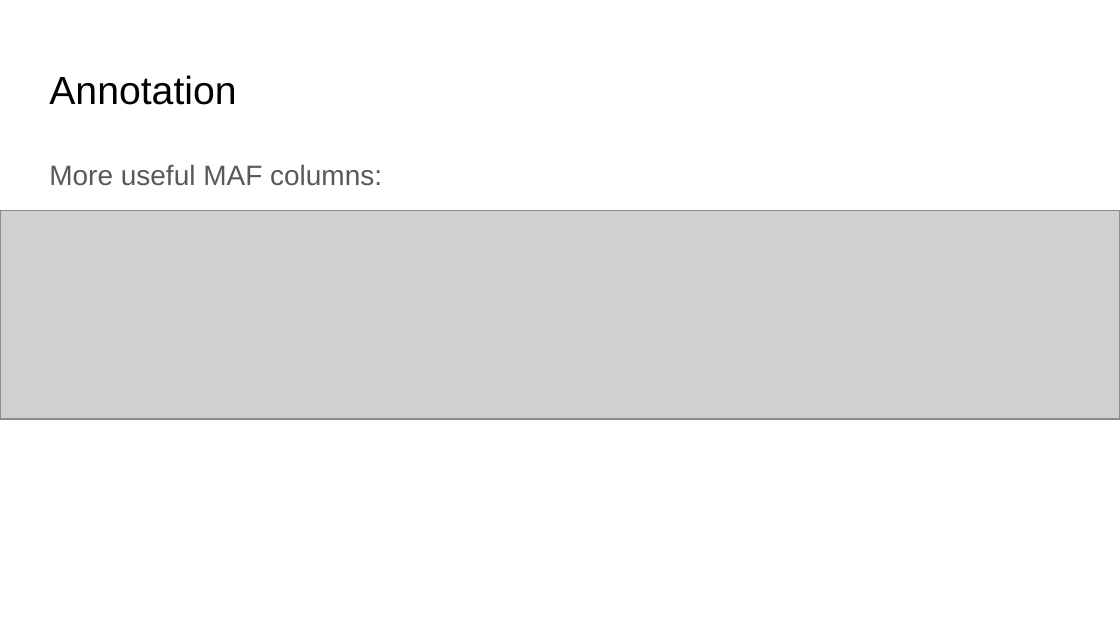
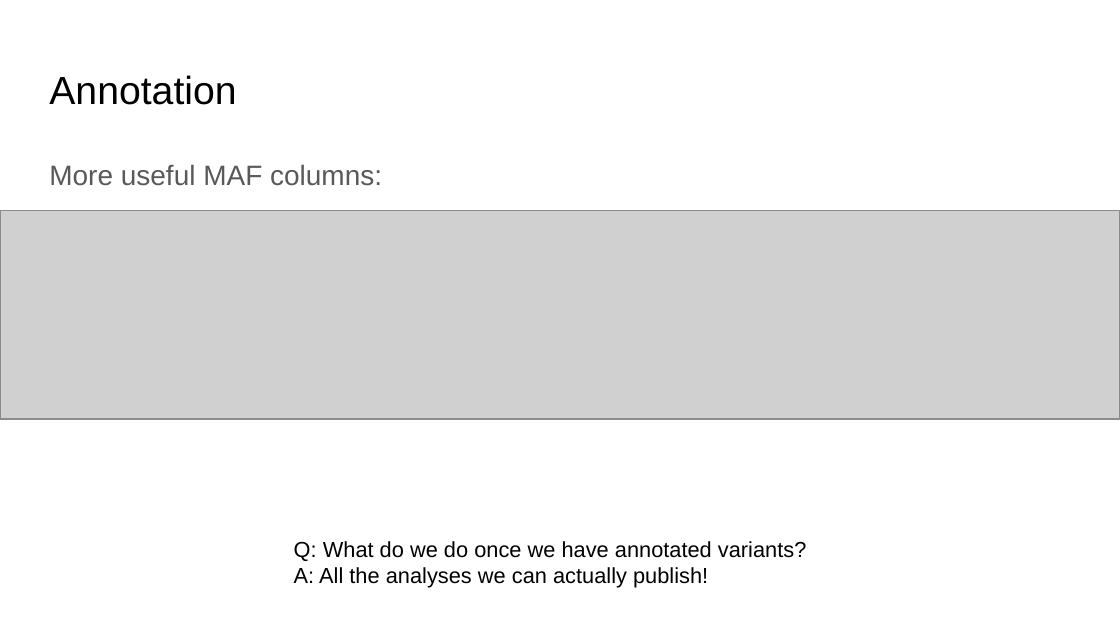
Before and after one commit to WCSCourses/cancer_genome_analysis_africa, a slide deck: slide 34 of modules/Mutation calling/Cancer Genomics Course - Somatic Variant Calling.pptx (slide 29 before the commit). Drawn at 1120x630 pixels with LibreOffice and Linux fonts; fonts in the diff are those of the drawing; grey boxes stand for pictures. Boxes give left, top, right and bottom in pixels: in the first picture for what was removed or moved away, otherwise in the second. Text is boxed around its words. In the diff, an @@ line names an element or a change of style, - is before the commit and + after.

```diff
--- a/modules/Mutation calling/Cancer Genomics Course - Somatic Variant Calling.pptx
+++ b/modules/Mutation calling/Cancer Genomics Course - Somatic Variant Calling.pptx
@@ text added at box(294, 541, 806, 588), 14 pt, text #000000 @@
+Q: What do we do once we have annotated variants?
+A: All the analyses we can actually publish!
```
Also in this commit, not shown: 7 other slides changed, 6 slides added, 1 other file.
